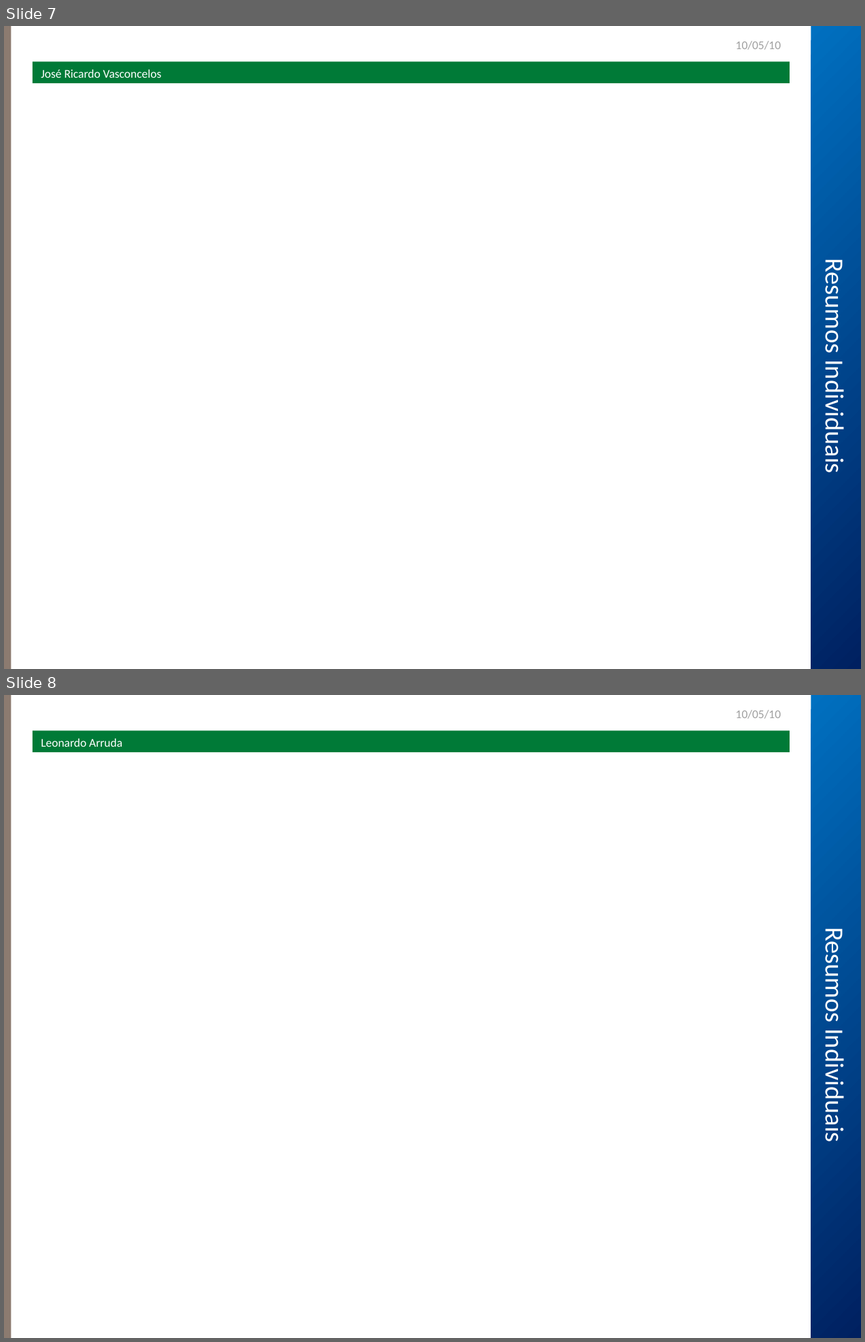
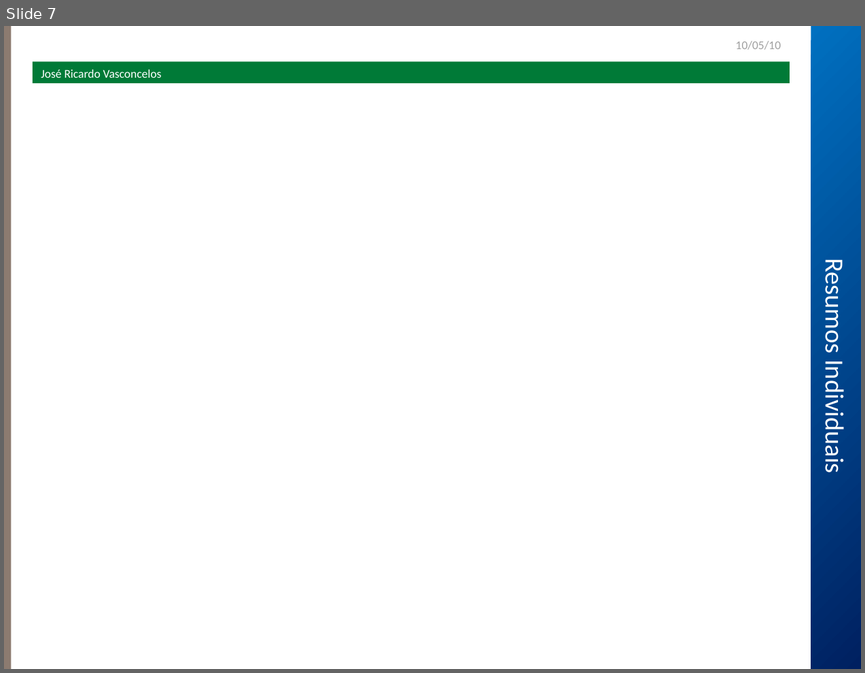
Before and after one commit to robsonmrsp/tcc-fbv-poscomp5-fabrica2, a slide deck: sisa/Seminário/Apresentação.ppt. Shown one above the other, each under a label of ours: slides 7 and 8 before the commit, slide 7 after it. The pictures are 865x1342 and 865x673 pixels, drawn with LibreOffice and Linux fonts; fonts in the diff are those of the drawing; background and template pictures are left out. Boxes give left, top, right and bottom in pixels: in the first picture for what was removed or moved away, otherwise in the second. Text is boxed around its words. In the diff, an @@ line names an element or a change of style, - is before the commit and + after.

Commit message:
commitando a minha parte Leonardo Arruda

```diff
--- a/sisa/Seminário/Apresentação.ppt
+++ b/sisa/Seminário/Apresentação.ppt
@@ slide 8 removed at (x1=4, y1=695, x2=861, y2=1338), background #FFFFFF; not listed: 2 template elements that a slide beside it also shows @@
@@ text removed at (x1=736, y1=710, x2=781, y2=719) @@
-10/05/10
@@ rectangle removed at (x1=33, y1=731, x2=789, y2=752) @@
-Leonardo Arruda
@@ text removed at (x1=818, y1=936, x2=850, y2=1139) @@
-Resumos Individuais
```
Also in this commit, not shown: 2 slides added.
